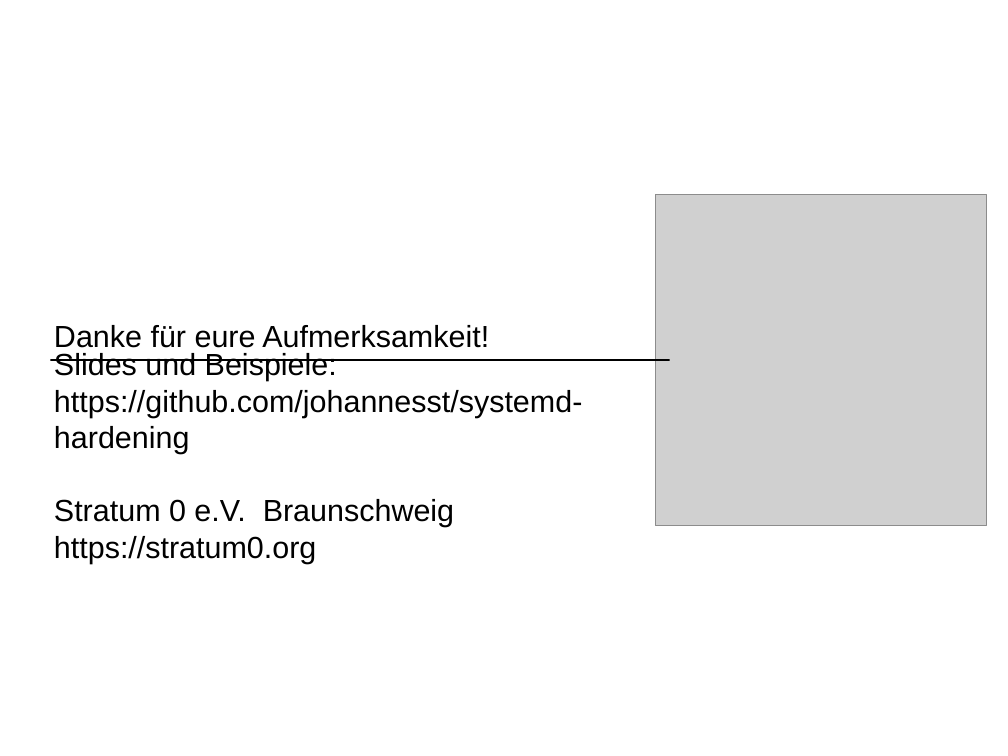
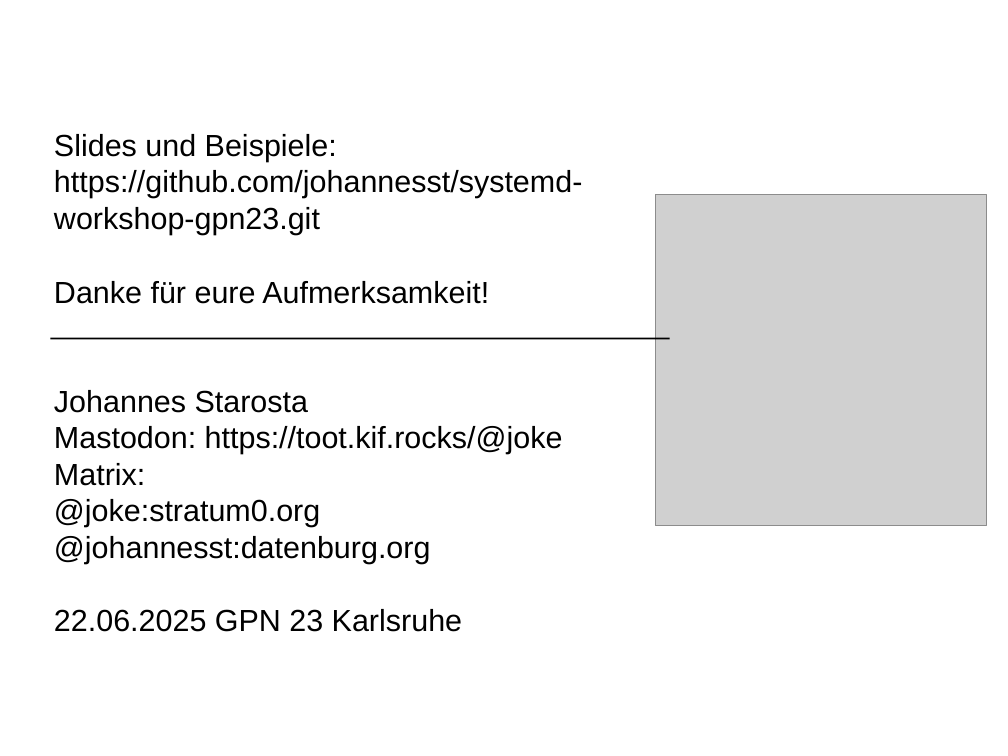
Before and after one commit to johannesst/systemd-workshop-gpn23, a slide deck: slide 29 of slides.odp (slide 26 before the commit). Drawn at 1008x756 pixels with LibreOffice and Linux fonts; fonts in the diff are those of the drawing; grey boxes stand for pictures. Boxes give left, top, right and bottom in pixels: in the first picture for what was removed or moved away, otherwise in the second. Text is boxed around its words. In the diff, an @@ line names an element or a change of style, - is before the commit and + after.

```diff
--- a/slides.odp
+++ b/slides.odp
@@ title at [54, 134, 582, 632]: text changed @@
-Slides und Beispiele:
-https://github.com/johannesst/systemd-hardening
-Stratum 0 e.V. Braunschweig
-https://stratum0.org
+Slides und Beispiele:
+https://github.com/johannesst/systemd-workshop-gpn23.git
+Johannes Starosta
+Mastodon: https://toot.kif.rocks/@joke
+Matrix:
+@joke:stratum0.org
+@johannesst:datenburg.org
+22.06.2025 GPN 23 Karlsruhe
@@ title "Danke für eure Aufmerksamkeit!": place and size @@
-title "Danke für eure Aufmerksamkeit!" at [54, 325, 489, 348]
+title "Danke für eure Aufmerksamkeit!" at [54, 281, 489, 304]
@@ line moved from (50, 360) - (670, 360) to (50, 338) - (670, 338) @@
```
Also in this commit, not shown: 15 other slides changed, 3 slides added, 3 other files.
